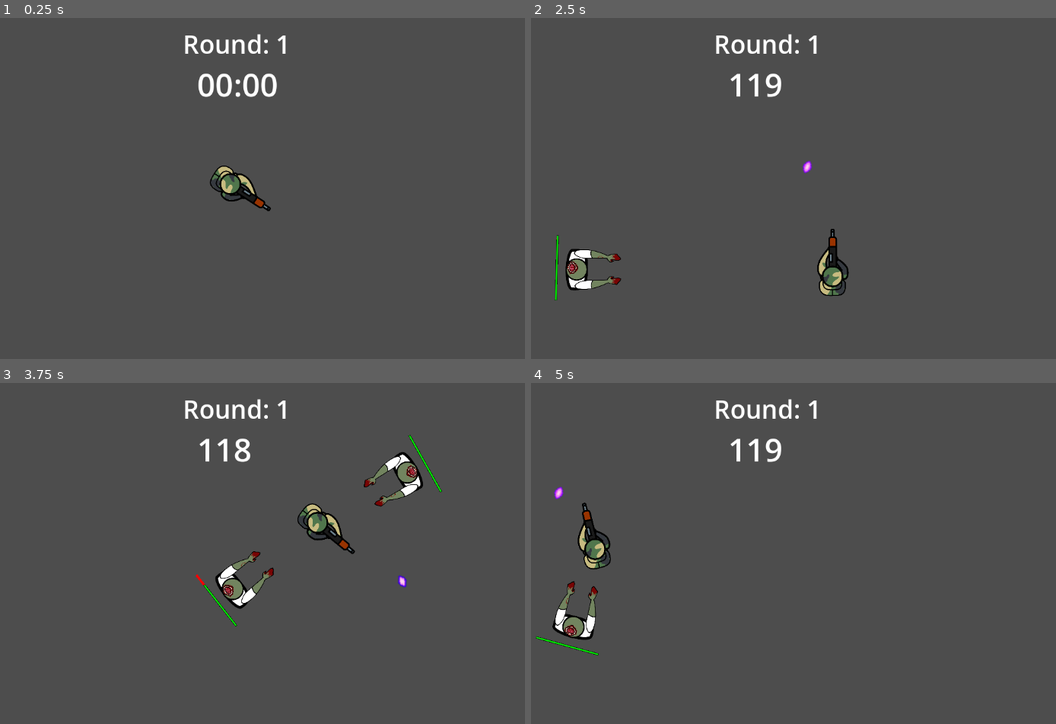
Above: before the commit, frames 1-4 (two rows, left to right).
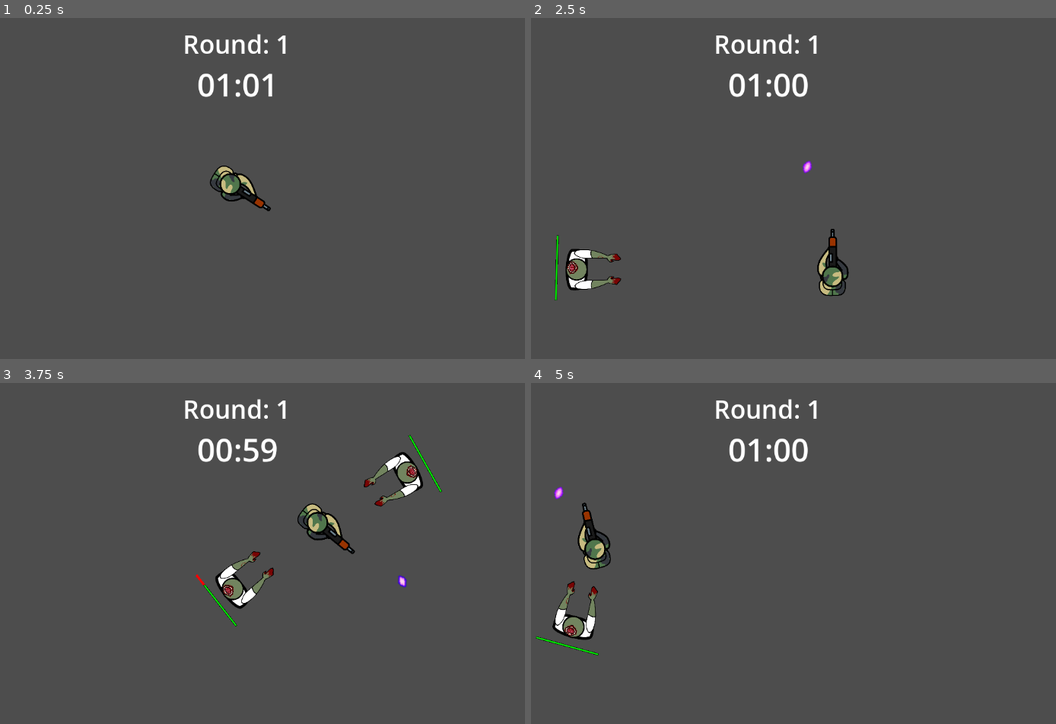
Above: after the commit, the same moments.

Repository: TarikPonciano/Top-Down-Shooter-GamesForged
Game: Godot game, scene res://Scenes/fase_1.tscn
Two runs of this game, one before a commit and one after it. Both use one fixed random seed, a clock stepped at 60 frames per second and the inputs below. The project has no main scene, so this scene is started directly.
Inputs (mouse positions are in pixels of both pictures, inside the frame that each line leads up to):
- Up to frame 1 (0.25 s): no input
- Up to frame 2 (2.5 s): tap Enter at 0.5 s; move the mouse to (903, 171) at 0.52 s; press the mouse at (903, 171) at 0.53 s; hold D (andar_direita) 0.53-1.28 s; move the mouse to (646, 205) at 1.27 s; release the mouse at (646, 205) at 1.28 s; hold S (andar_baixo) 1.28-2.03 s; click (646, 205) at 1.35 s; move the mouse to (830, 113) at 2.02 s; press the mouse at (830, 113) at 2.03 s; hold D (andar_direita) from 2.03 s (still down)
- Up to frame 3 (3.75 s): move the mouse to (210, 621) at 2.77 s; release D (andar_direita) at 2.78 s; release the mouse at (210, 621) at 2.78 s; hold W (andar_cima) 2.78-3.53 s; click (210, 621) at 2.85 s; move the mouse to (420, 604) at 3.52 s; press the mouse at (420, 604) at 3.53 s; hold A (andar_esquerda) from 3.53 s (still down)
- Up to frame 4 (5 s): keep holding A (andar_esquerda); move the mouse to (588, 502) at 4.27 s; release the mouse at (588, 502) at 4.28 s; click (588, 502) at 4.35 s

The runs differ from the first frame. In frame 1, 0.3% of the frame differs, in the area x 41-53%, y 16-24%; in frame 2, 0.4%; in frame 3, 0.6%, in the area x 37-53%, y 16-24%; in frame 4, 0.4%.

Commit message:
Update hud_round.gd

Diff:
--- a/Scripts/hud_round.gd
+++ b/Scripts/hud_round.gd
@@ -1,11 +1,30 @@
 extends CanvasLayer
 
-var tempoMaximo = 120
+var tempoMaximo = 61
 var tempoPassado = 0
 @onready var tempo_round = $"Tempo do Round"
 
+func _ready() -> void:
+	atualizar_relogio()
+
 func _on_cronometro_round_timeout() -> void:
 	tempoPassado += 1
-	var tempoExibir = tempoMaximo - tempoPassado
+	atualizar_relogio()
 
-	tempo_round.text = str(tempoExibir)
+func atualizar_relogio():
+	var diferenca_tempo = tempoMaximo - tempoPassado
+
+	var tempo_minutos = int(diferenca_tempo / 60)
+	var tempo_segundos = diferenca_tempo % 60
+
+	if tempo_minutos < 10:
+		tempo_minutos = "0"+str(tempo_minutos)
+	else:
+		tempo_minutos = str(tempo_minutos)
+
+	if tempo_segundos < 10:
+		tempo_segundos = "0"+str(tempo_segundos)
+	else:
+		tempo_segundos = str(tempo_segundos)
+
+	tempo_round.text = tempo_minutos+":"+tempo_segundos
